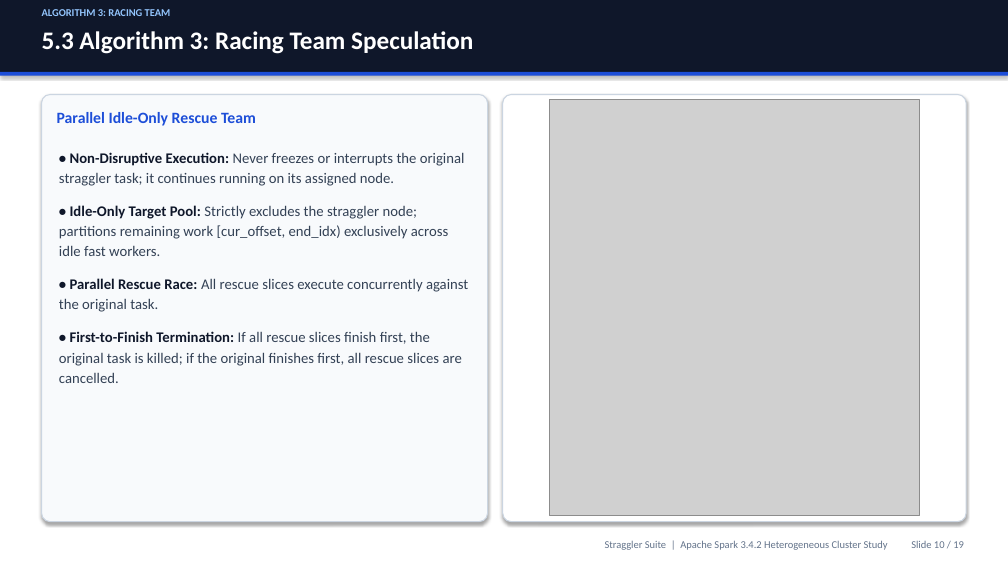
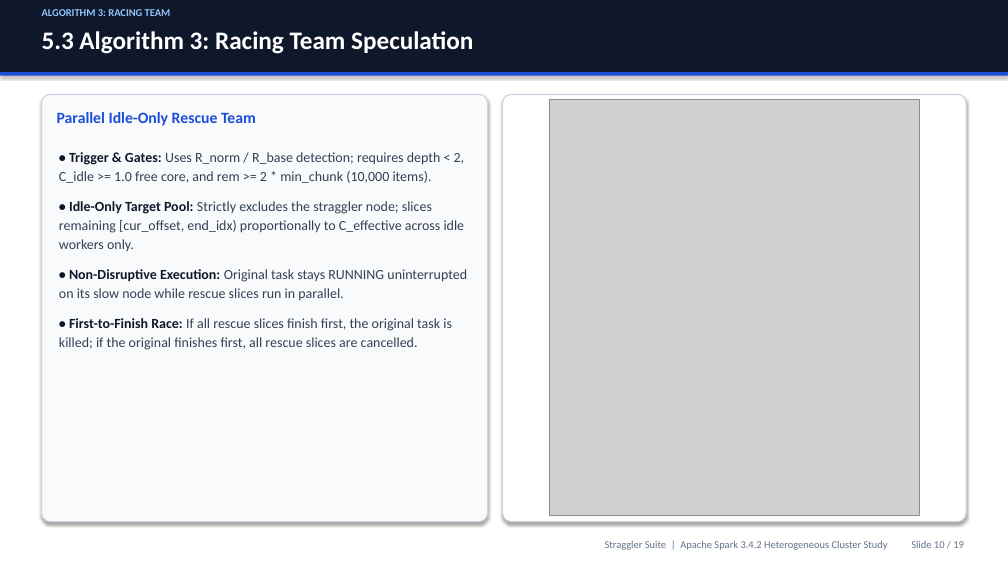
Before and after one commit to Gokulchinna/straggler-suite, a slide deck: slide 10 of Straggler_Suite_Presentation.pptx. Drawn at 1008x567 pixels with LibreOffice and Linux fonts; fonts in the diff are those of the drawing; grey boxes stand for pictures. Boxes give left, top, right and bottom in pixels: in the first picture for what was removed or moved away, otherwise in the second. Text is boxed around its words. In the diff, an @@ line names an element or a change of style, - is before the commit and + after.

```diff
--- a/Straggler_Suite_Presentation.pptx
+++ b/Straggler_Suite_Presentation.pptx
@@ text at bbox=[59, 152, 467, 350]: text changed; size 14 to 13.3 pt @@
-• Non-Disruptive Execution: Never freezes or interrupts the original straggler task; it continues running on its assigned node.
-• Idle-Only Target Pool: Strictly excludes the straggler node; partitions remaining work [cur_offset, end_idx) exclusively across idle fast workers.
-• Parallel Rescue Race: All rescue slices execute concurrently against the original task.
-• First-to-Finish Termination: If all rescue slices finish first, the original task is killed; if the original finishes first, all rescue slices are cancelled.
+• Trigger & Gates: Uses R_norm / R_base detection; requires depth < 2, C_idle >= 1.0 free core, and rem >= 2 * min_chunk (10,000 items).
+• Idle-Only Target Pool: Strictly excludes the straggler node; slices remaining [cur_offset, end_idx) proportionally to C_effective across idle workers only.
+• Non-Disruptive Execution: Original task stays RUNNING uninterrupted on its slow node while rescue slices run in parallel.
+• First-to-Finish Race: If all rescue slices finish first, the original task is killed; if the original finishes first, all rescue slices are cancelled.
```
Also in this commit, not shown: 4 other slides changed.
